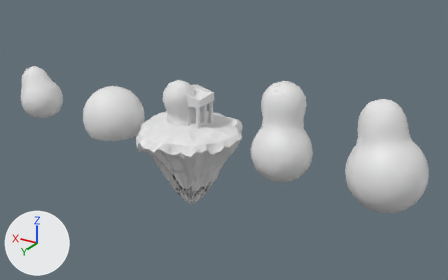
The glTF model scripts/models/reference/island-temple.glb, before and after one commit.
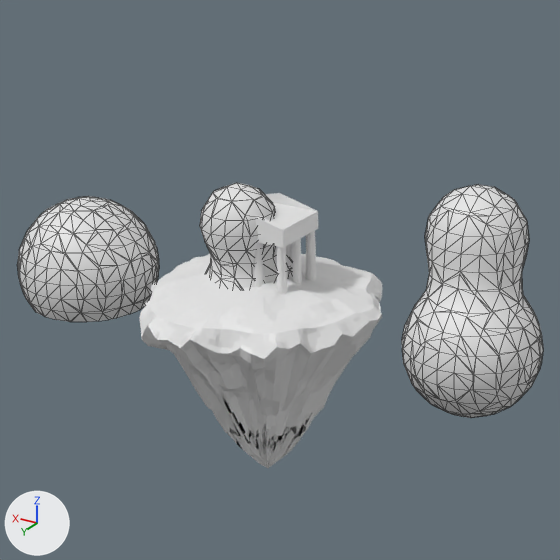
Each version is shown whole from a 50 mm lens placed at (-6.64, 9.73, 4.75), pointed at (-0.63, -0.29, -0.26), then close up on the part from 17% to 71% of the width and 0% to 88% of the height. The lights are fixed; the arrows at lower left show +X, +Y and +Z. The last two pictures show the newer version. The close-ups show mesh edges as thin lines.

Names of what the first close-up shows: 'ReferenceCloud', 'ReferenceIsland', 'ReferenceTemple'.
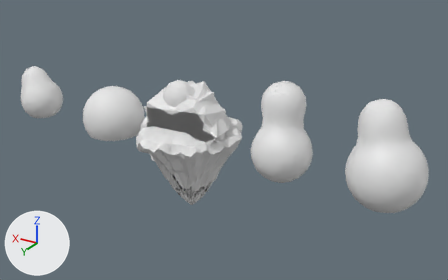
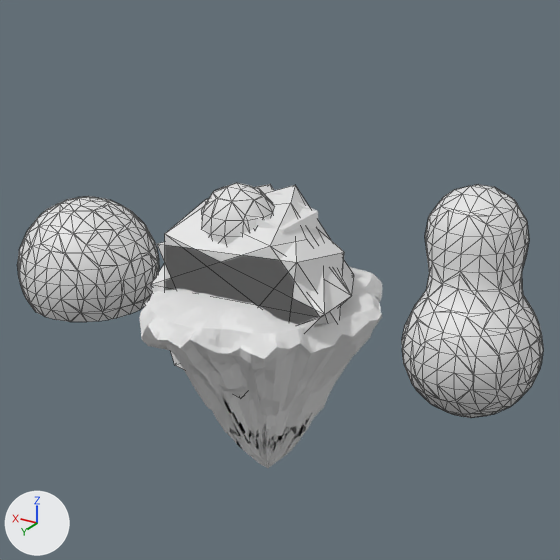
Pixel boxes (x1, y1, x2, y2) of what changed, in the close-ups (560 x 560 px):
'ReferenceBoulder2', added: after (151, 185, 354, 399)
'ReferenceBoulder1', added: after (157, 231, 344, 323)
'ReferenceBoulder3', added: after (165, 184, 328, 325)
'ReferenceTemple', unchanged, covered by the edit: before (210, 193, 318, 294); after (254, 193, 318, 234)

What changed in the scene script:
```text
Add me_referenceboulder3:
    me_referenceboulder3.from_pydata(...)  # 11 vertices, 18 faces; spans x -0.98..0.9, y -0.5..0.55, z -0.55..0.91
Add me_referenceboulder2:
    me_referenceboulder2.from_pydata(...)  # 14 vertices, 24 faces; spans x -0.93..0.84, y -0.55..0.55, z -0.83..0.85
Add me_referenceboulder1:
    me_referenceboulder1.from_pydata(...)  # 11 vertices, 18 faces; spans x -0.93..0.95, y -0.49..0.55, z -0.69..0.67
Add ob_referenceboulder3:
    ob_referenceboulder3 = bpy.data.objects.new('ReferenceBoulder3', me_referenceboulder3)
    ob_referenceboulder3.location = (0.0, 0.0, 0.0)
Add ob_referenceboulder2:
    ob_referenceboulder2 = bpy.data.objects.new('ReferenceBoulder2', me_referenceboulder2)
    ob_referenceboulder2.location = (0.0, 0.0, 0.0)
Add ob_referenceboulder1:
    ob_referenceboulder1 = bpy.data.objects.new('ReferenceBoulder1', me_referenceboulder1)
    ob_referenceboulder1.location = (0.0, 0.0, 0.0)
```
